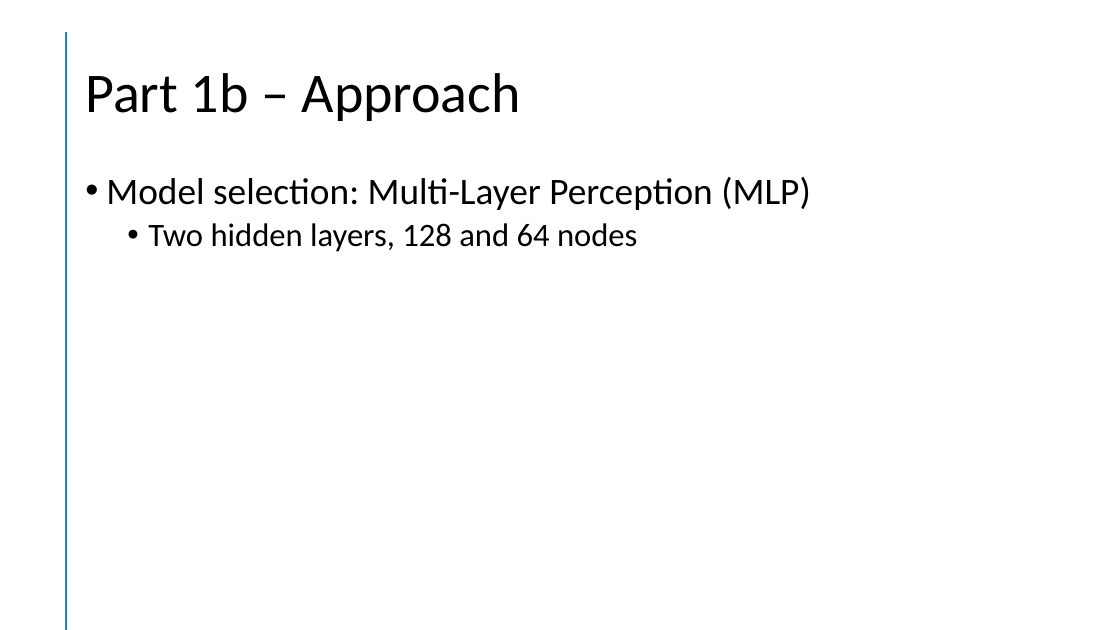
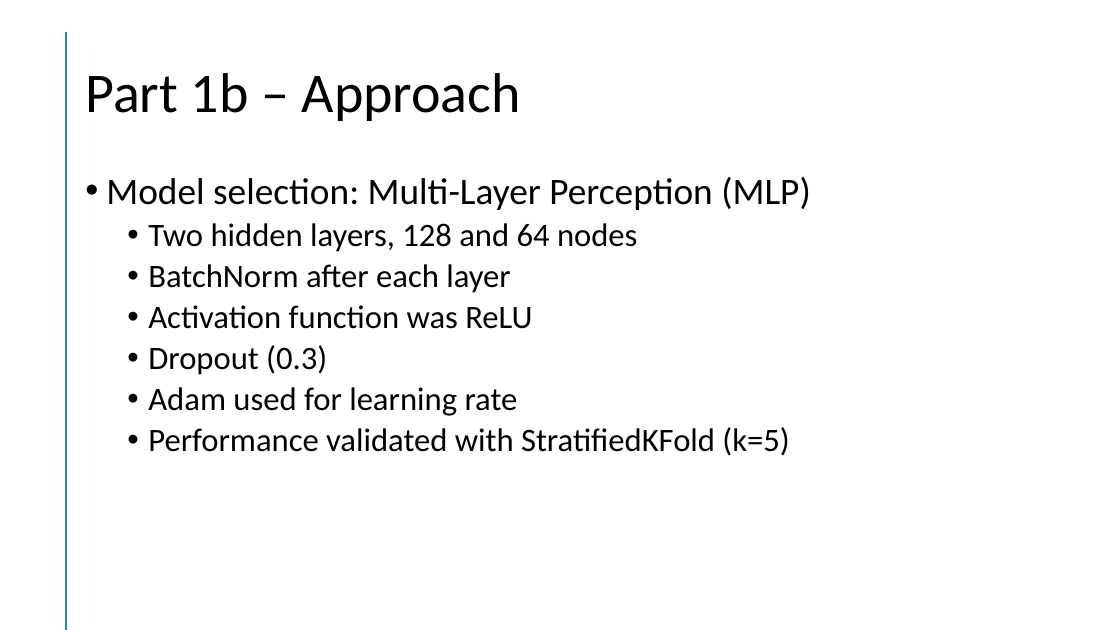
Before and after one commit to jtmilleer/aml_project, a slide deck: slide 4 of Documentation/Final Presentation.pptx. Drawn at 1120x630 pixels with LibreOffice and Linux fonts; fonts in the diff are those of the drawing. Boxes give left, top, right and bottom in pixels: in the first picture for what was removed or moved away, otherwise in the second. Text is boxed around its words. In the diff, an @@ line names an element or a change of style, - is before the commit and + after.

```diff
--- a/Documentation/Final Presentation.pptx
+++ b/Documentation/Final Presentation.pptx
@@ text at box(148, 264, 789, 456): paragraphs added @@
+  • BatchNorm after each layer
+  • Activation function was ReLU
+  • Dropout (0.3)
+  • Adam used for learning rate
+  • Performance validated with StratifiedKFold (k=5)
```
Also in this commit, not shown: 2 other slides changed.
